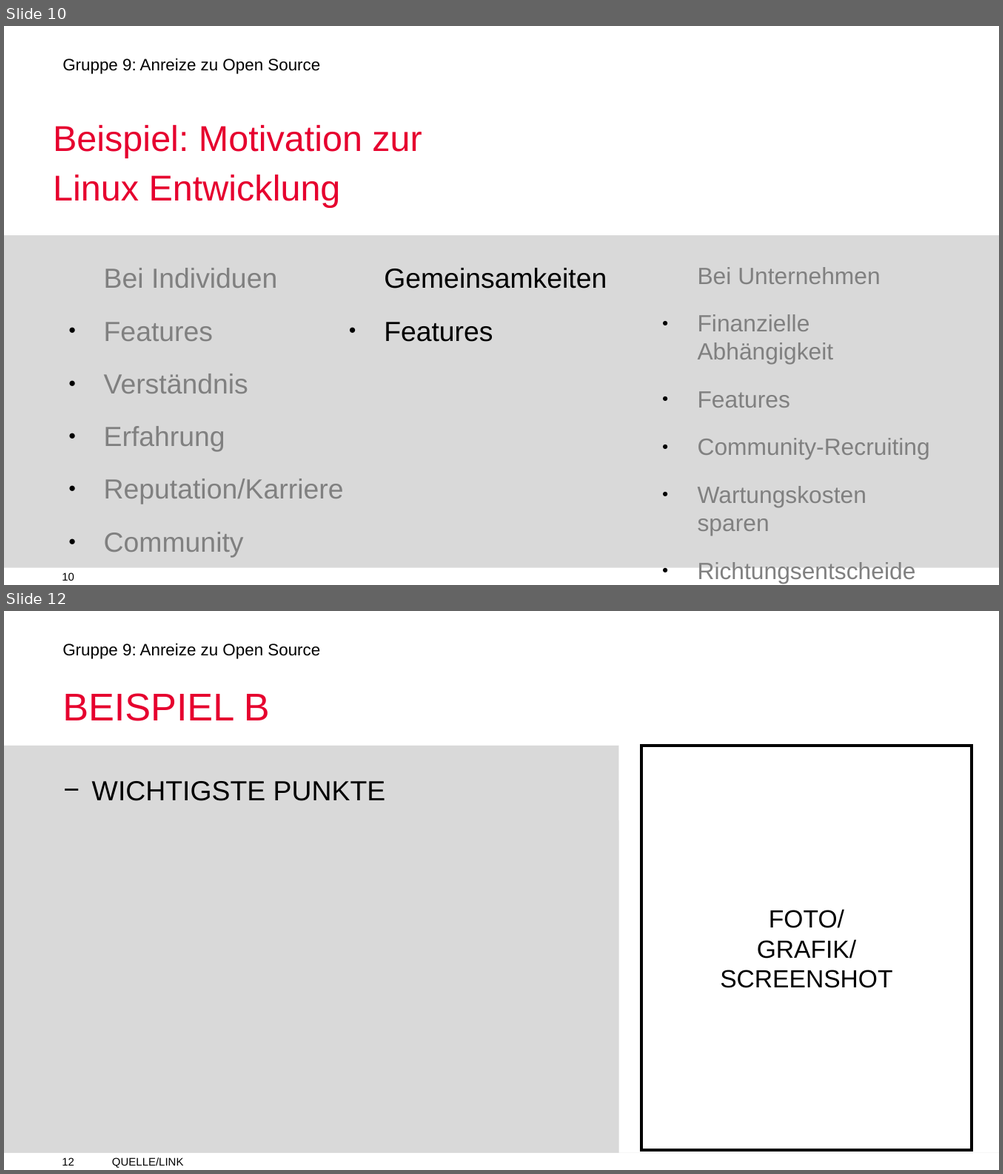
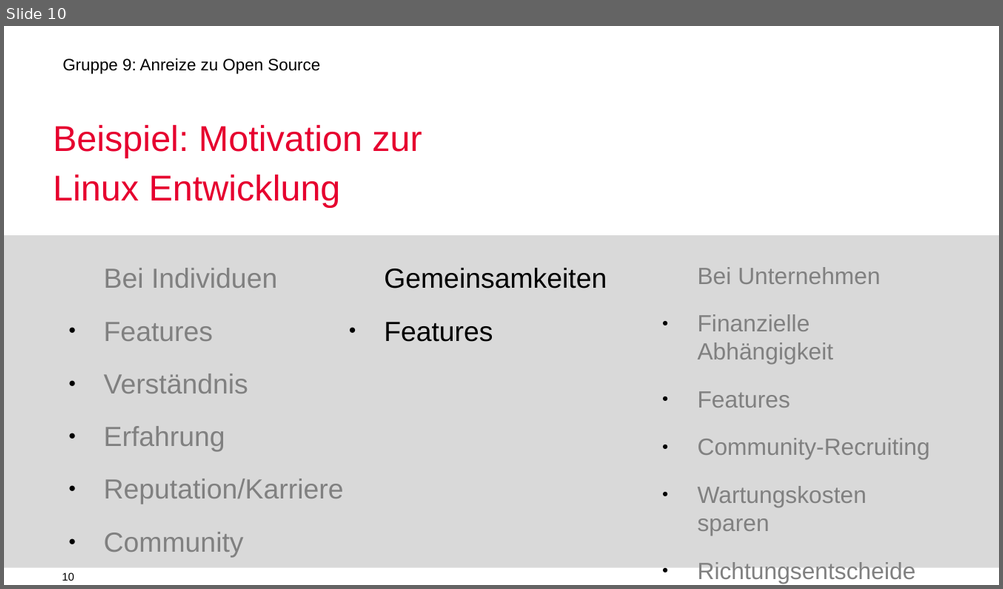
Before and after one commit to mauriziopiu/anreize_zu_open_source, a slide deck: OSS_Prasentation_open.odp. Shown one above the other, each under a label of ours: slides 10 and 12 before the commit, slide 10 after it; the slides between them are not shown. The pictures are 1003x1174 and 1003x589 pixels, drawn with LibreOffice and Linux fonts; fonts in the diff are those of the drawing; background and template pictures are left out. Boxes give left, top, right and bottom in pixels: in the first picture for what was removed or moved away, otherwise in the second. Text is boxed around its words. In the diff, an @@ line names an element or a change of style, - is before the commit and + after.

```diff
--- a/OSS_Prasentation_open.odp
+++ b/OSS_Prasentation_open.odp
@@ slide 12 removed at <box>4,611,999,1170</box>, background #FFFFFF; not listed: 3 template elements that a slide beside it also shows @@
@@ text removed at <box>62,693,270,721</box> @@
-BEISPIEL B
@@ rectangle removed at <box>4,745,619,1153</box> @@
@@ rectangle removed at <box>619,745,999,1153</box> @@
@@ rectangle removed at <box>642,746,972,1151</box> @@
-FOTO/
-GRAFIK/
-SCREENSHOT
@@ text removed at <box>92,781,386,801</box> @@
-− WICHTIGSTE PUNKTE
@@ text removed at <box>112,1158,183,1168</box> @@
-QUELLE/LINK
```
Also in this commit, not shown: 2 other slides removed.
